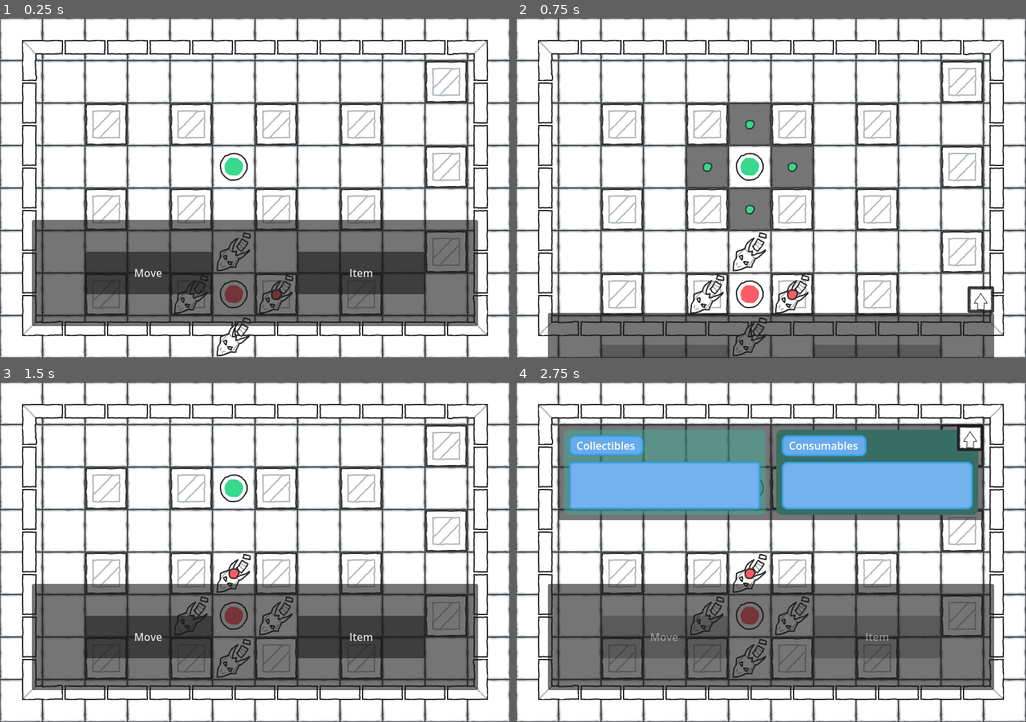
Above: before the commit, frames 1-4 (two rows, left to right).
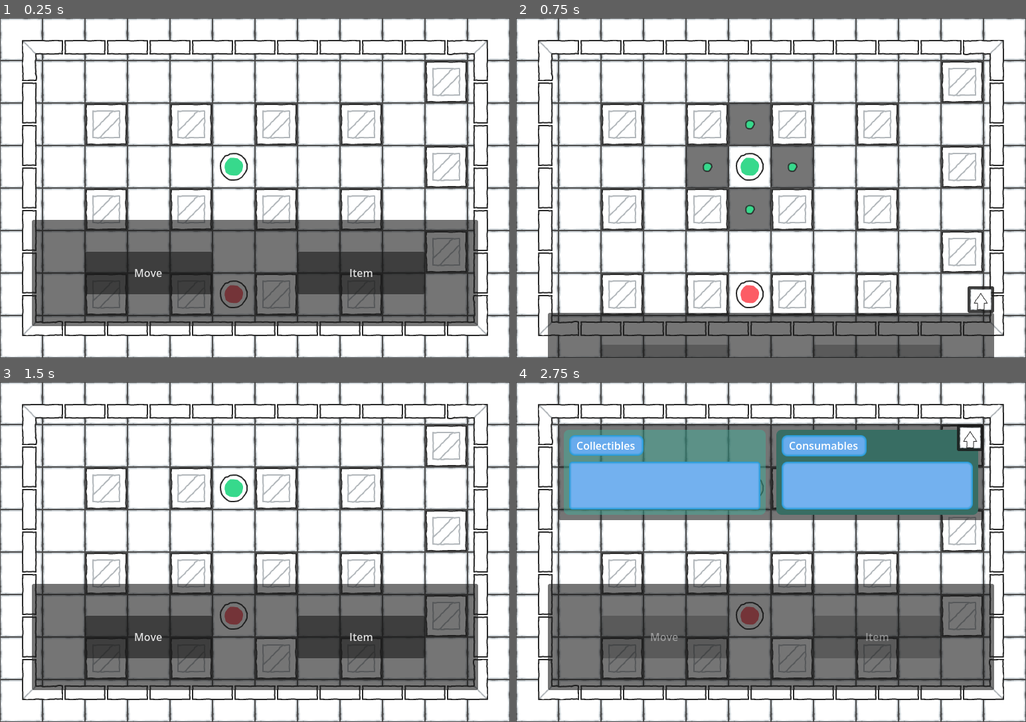
Above: after the commit, the same moments.

Repository: MagicOwl-Games/programmatura-definitive
Game: Godot game, scene res://Root.tscn
The game is run twice, just before and just after one commit, with the same random seed, the same clock (stepped at 60 frames per second) and the same inputs.
Inputs (mouse positions are in pixels of both pictures, inside the frame that each line leads up to):
- Up to frame 1 (0.25 s): no input
- Up to frame 2 (0.75 s): click "Move" at 0.5 s
- Up to frame 3 (1.5 s): click (234, 487) at 1.25 s
- Up to frame 4 (2.75 s): click "Item" at 2 s

The runs differ from the first frame. In frame 1, 0.8% of the frame differs, in the area x 34-58%, y 63-100%; in frame 2, 1.0%; in frame 3, 0.9%; in frame 4, 0.9%.

Commit message:
fix: enemy movement, now it should not move through obstacles

Diff:
--- a/project.godot
+++ b/project.godot
@@ -27,6 +27,10 @@
 window/stretch/mode="canvas_items"
 window/stretch/aspect="expand"
 
+[global_group]
+
+player="Just the player, no gimmicks"
+
 [physics]
 
 3d/physics_engine="Jolt Physics"
--- a/scenes/Enemy.tscn
+++ b/scenes/Enemy.tscn
@@ -2,23 +2,10 @@
 
 [ext_resource type="Texture2D" uid="uid://cfmbq8y8wmhql" path="res://assets/PNG/Default (64px)/Characters/red_character.png" id="1_3gvst"]
 [ext_resource type="Script" uid="uid://c7cyyhqduhd7q" path="res://scripts/enemy.gd" id="1_55jtl"]
-[ext_resource type="Texture2D" uid="uid://nr0q8mwt7rna" path="res://assets/PNG/Default (64px)/dragon.png" id="3_ft8do"]
 [ext_resource type="Texture2D" uid="uid://c8tokpxo72ref" path="res://assets/PNG/Default (64px)/Characters/red_hand.png" id="3_mpr68"]
 
 [sub_resource type="RectangleShape2D" id="RectangleShape2D_x15ge"]
 size = Vector2(64, 64)
-
-[sub_resource type="RectangleShape2D" id="RectangleShape2D_k0akp"]
-size = Vector2(48, 48)
-
-[sub_resource type="RectangleShape2D" id="RectangleShape2D_rtqtc"]
-size = Vector2(48, 48)
-
-[sub_resource type="RectangleShape2D" id="RectangleShape2D_ndsek"]
-size = Vector2(48, 48)
-
-[sub_resource type="RectangleShape2D" id="RectangleShape2D_bwxsa"]
-size = Vector2(48, 48)
 
 [sub_resource type="RectangleShape2D" id="RectangleShape2D_crd5m"]
 size = Vector2(20, 48)
@@ -34,43 +21,28 @@
 
 [node name="MovementArea" type="Node2D" parent="." unique_id=2026924033]
 
-[node name="UpArea2D" type="Area2D" parent="MovementArea" unique_id=1936333906]
-position = Vector2(0, -64)
+[node name="UpRayCast2D" type="RayCast2D" parent="MovementArea" unique_id=1722735901]
+position = Vector2(0, -36)
+target_position = Vector2(0, -28)
+hit_from_inside = true
 
-[node name="CollisionShape2D" type="CollisionShape2D" parent="MovementArea/UpArea2D" unique_id=2023812765]
-shape = SubResource("RectangleShape2D_k0akp")
+[node name="DownRayCast2D" type="RayCast2D" parent="MovementArea" unique_id=45991471]
+position = Vector2(0, 36)
+target_position = Vector2(0, 28)
+hit_from_inside = true
 
-[node name="Sprite2D" type="Sprite2D" parent="MovementArea/UpArea2D" unique_id=2108222783]
-texture = ExtResource("3_ft8do")
+[node name="LeftRayCast2D" type="RayCast2D" parent="MovementArea" unique_id=438923969]
+position = Vector2(-36, 0)
+target_position = Vector2(-28, 0)
+hit_from_inside = true
 
-[node name="DownArea2D" type="Area2D" parent="MovementArea" unique_id=637839001]
-position = Vector2(0, 64)
-
-[node name="CollisionShape2D" type="CollisionShape2D" parent="MovementArea/DownArea2D" unique_id=1630115261]
-shape = SubResource("RectangleShape2D_rtqtc")
-
-[node name="Sprite2D" type="Sprite2D" parent="MovementArea/DownArea2D" unique_id=2001712812]
-texture = ExtResource("3_ft8do")
-
-[node name="LeftArea2D" type="Area2D" parent="MovementArea" unique_id=1913402173]
-position = Vector2(-64, 0)
-
-[node name="CollisionShape2D" type="CollisionShape2D" parent="MovementArea/LeftArea2D" unique_id=1316607855]
-shape = SubResource("RectangleShape2D_ndsek")
-
-[node name="Sprite2D" type="Sprite2D" parent="MovementArea/LeftArea2D" unique_id=677766956]
-texture = ExtResource("3_ft8do")
-
-[node name="RightArea2D" type="Area2D" parent="MovementArea" unique_id=1865849651]
-position = Vector2(64, 0)
-
-[node name="CollisionShape2D" type="CollisionShape2D" parent="MovementArea/RightArea2D" unique_id=1218783731]
-shape = SubResource("RectangleShape2D_bwxsa")
-
-[node name="Sprite2D" type="Sprite2D" parent="MovementArea/RightArea2D" unique_id=1786285349]
-texture = ExtResource("3_ft8do")
+[node name="RightRayCast2D" type="RayCast2D" parent="MovementArea" unique_id=1353376877]
+position = Vector2(36, 0)
+target_position = Vector2(28, 0)
+hit_from_inside = true
 
 [node name="DetectionArea" type="Area2D" parent="." unique_id=349799831]
+visible = false
 metadata/_edit_group_ = true
 
 [node name="CollisionShape2D" type="CollisionShape2D" parent="DetectionArea" unique_id=1663243637]
--- a/scripts/enemy.gd
+++ b/scripts/enemy.gd
@@ -17,7 +17,14 @@
 #detection areas of other enemies. check if the colliding object is a wall or
 #obstacles
 
-@onready var movement_area: Node2D = $MovementArea;
+enum Directions {
+	UP, DOWN, LEFT, RIGHT
+};
+
+@onready var up_raycast: RayCast2D = $MovementArea/UpRayCast2D;
+@onready var down_raycast: RayCast2D = $MovementArea/DownRayCast2D;
+@onready var left_raycast: RayCast2D = $MovementArea/LeftRayCast2D;
+@onready var right_raycast: RayCast2D = $MovementArea/RightRayCast2D;
 @onready var detection_area: Node2D = $DetectionArea;
 
 # FIX: still can't type it properly, try to figure out a way of defining its value
@@ -27,7 +34,7 @@
 # Called when the node enters the scene tree for the first time.
 func _ready() -> void:
 	# FIX: WOW!!! SUCH GOOD CODE MUCH WOW
-	collision_areas = movement_area.get_children();
+	#collision_areas = movement_area.get_children();
 	detection_area.hide();
 	init_detection_area();
 	TurnManager.is_moving_enemies_signal.connect(_on_enemy_handle_is_moving_enemies_signal);
@@ -37,51 +44,79 @@
 	pass
 
 func _on_enemy_handle_is_moving_enemies_signal() -> void:
-	var free_areas: Array[Area2D] = [];
+	up_raycast.force_raycast_update();
+	down_raycast.force_raycast_update();
+	left_raycast.force_raycast_update();
+	right_raycast.force_raycast_update();
 
-	for area in collision_areas:
-		#print("area is area2D: %s" % area is Area2D);
-		#print("area is overlapping_areas: %s" % area.has_overlapping_areas());
-		# FIX: be more specific about the bodies
-		if not area.has_overlapping_bodies():
-			#print("area info: %s" % area.name);
-			free_areas.append(area);
+	var direction_to_move: RayCast2D = null;
+	var directions_array: Array[RayCast2D] = [
+		up_raycast,
+		down_raycast,
+		left_raycast,
+		right_raycast,
+	];
 
-	if free_areas.size() == 0:
-		return;
+	while direction_to_move == null:
+		var random_direction = Directions.values().pick_random();
+		if !directions_array[random_direction].is_colliding():
+			direction_to_move = directions_array[random_direction];
 
-	if free_areas.size() == 1:
-		self.position += free_areas[0].position;
-		detection_area.position = free_areas[0].position;
-		return;
+	match direction_to_move:
+		up_raycast:
+			position += Vector2(0, -64);
+		down_raycast:
+			position += Vector2(0, 64);
+		left_raycast:
+			position += Vector2(-64, 0);
+		right_raycast:
+			position += Vector2(64, 0);
 
-	var free_random: Area2D = free_areas.pick_random();
-	self.position += free_random.position;
-	handle_detection_area();
+	#var free_areas: Array[Area2D] = [];
+#
+	#for area in collision_areas:
+		##print("area is area2D: %s" % area is Area2D);
+		##print("area is overlapping_areas: %s" % area.has_overlapping_areas());
+		## FIX: be more specific about the bodies
+		#if not area.has_overlapping_bodies():
+			##print("area info: %s" % area.name);
+			#free_areas.append(area);
+#
+	#if free_areas.size() == 0:
+		#return;
+	#
+	#if free_areas.size() == 1:
+		#self.position += free_areas[0].position;
+		#detection_area.position = free_areas[0].position;
+		#return;
+	#
+	#var free_random: Area2D = free_areas.pick_random();
+	#self.position += free_random.position;
+	#handle_detection_area();
+	##detection_area.position = free_random.position;
+#
+	##TurnManager.is_moving_enemies_signal.emit(false);
+
+#func handle_detection_area() -> void:
+	#var free_areas: Array[Area2D] = [];
+	#
+	#for area in collision_areas:
+		#if not area.has_overlapping_bodies():
+			#free_areas.append(area);
+	#
+	#if free_areas.size() == 0:
+		#return;
+	#
+	#if free_areas.size() == 1:
+		#detection_area.position = free_areas[0].position;
+		#detection_area.show();
+		#return;
+	#
+	##for area in free_areas:
+		##area.modulate = Color(20, 0, 0);
+		#
+	#var free_random: Area2D = free_areas.pick_random();
 	#detection_area.position = free_random.position;
-
-	#TurnManager.is_moving_enemies_signal.emit(false);
-
-func handle_detection_area() -> void:
-	var free_areas: Array[Area2D] = [];
-
-	for area in collision_areas:
-		if not area.has_overlapping_bodies():
-			free_areas.append(area);
-
-	if free_areas.size() == 0:
-		return;
-
-	if free_areas.size() == 1:
-		detection_area.position = free_areas[0].position;
-		detection_area.show();
-		return;
-
-	#for area in free_areas:
-		#area.modulate = Color(20, 0, 0);
-
-	var free_random: Area2D = free_areas.pick_random();
-	detection_area.position = free_random.position;
 
 # TODO: this logic should be a helper, it's duplicated
 func init_detection_area() -> void:
--- a/scripts/player.gd
+++ b/scripts/player.gd
@@ -61,6 +61,8 @@
 	TurnManager.is_moving_enemies_signal.emit();
 	TurnManager.is_moving_player_signal.emit(false);
 
+# TODO: use tilesets' physics layer to try and check the collisions
+#with raycast. for now staticbody2d seems to be working
 func handle_player_collision_check(is_moving: bool) -> void:
 	if is_moving:
 		up_raycast.force_raycast_update();
@@ -68,16 +70,6 @@
 		left_raycast.force_raycast_update();
 		right_raycast.force_raycast_update();
 
-		# TODO: use tilesets' physics layer to try and check the collisions
-		#with raycast. for now staticbody2d seems to be working
-		print("up_raycast is colliding: %s" % up_raycast.is_colliding());
-		print("up_raycast collider: %s" % up_raycast.get_collider());
-		print("down_raycast is colliding: %s" % down_raycast.is_colliding());
-		print("down_raycast collider: %s" % down_raycast.get_collider());
-		print("left_raycast is colliding: %s" % left_raycast.is_colliding());
-		print("left_raycast collider: %s" % left_raycast.get_collider());
-		print("right_raycast is colliding: %s" % right_raycast.is_colliding());
-		print("right_raycast collider: %s" % right_raycast.get_collider());
 
 		up_button.visible = !up_raycast.is_colliding();
 		down_button.visible = !down_raycast.is_colliding();
